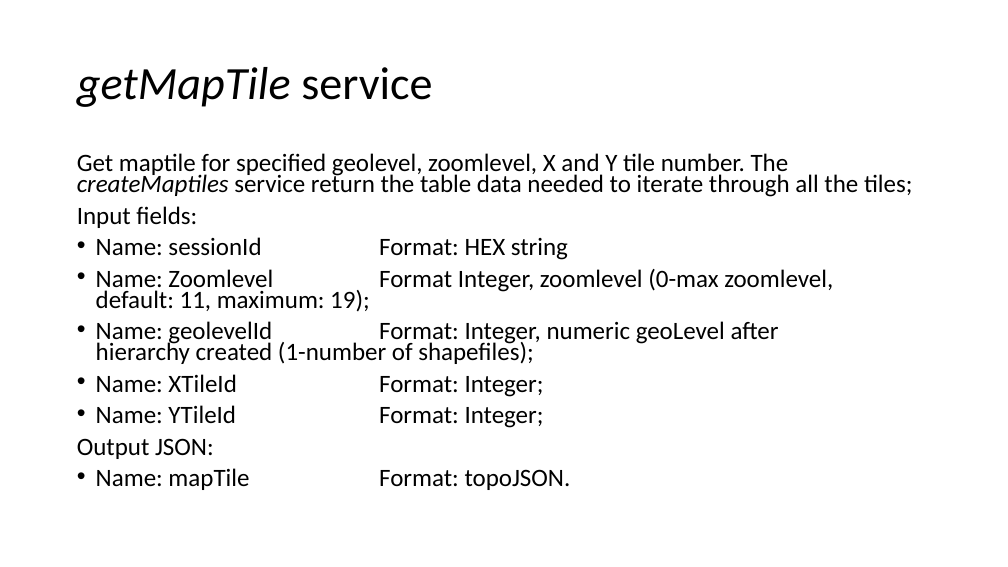
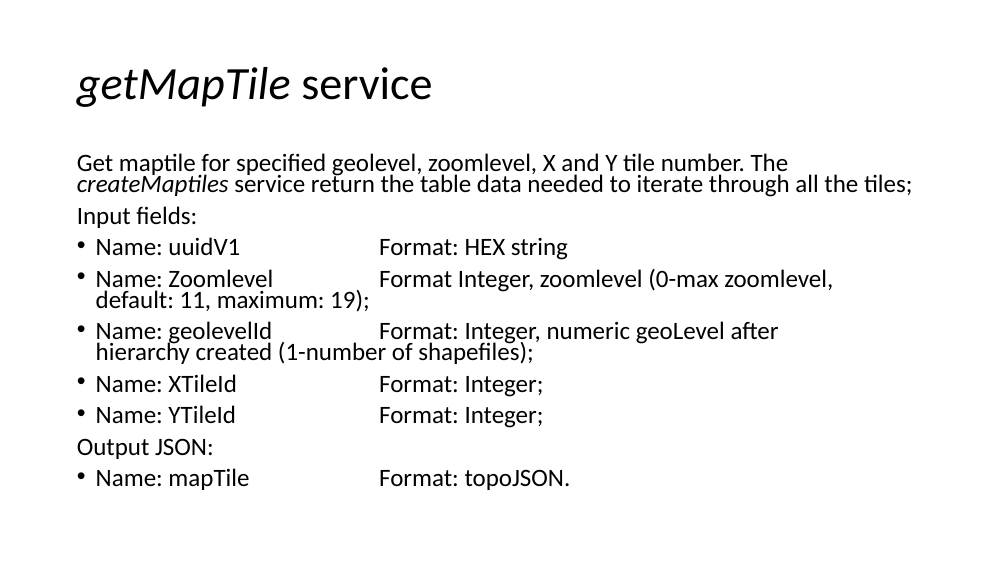
Before and after one commit to smallAreaHealthStatisticsUnit/rapidInquiryFacility, a slide deck: slide 35 of rifNodeServices/NodeGeoSpatialServices.pptx. Drawn at 1008x567 pixels with LibreOffice and Linux fonts; fonts in the diff are those of the drawing. Boxes give left, top, right and bottom in pixels: in the first picture for what was removed or moved away, otherwise in the second. Text is boxed around its words. In the diff, an @@ line names an element or a change of style, - is before the commit and + after.

```diff
--- a/rifNodeServices/NodeGeoSpatialServices.pptx
+++ b/rifNodeServices/NodeGeoSpatialServices.pptx
@@ text at (96, 237, 568, 260): text changed @@
-• Name: sessionId Format: HEX string
+• Name: uuidV1 Format: HEX string
```
Also in this commit, not shown: 8 other slides changed, 4 other files.
